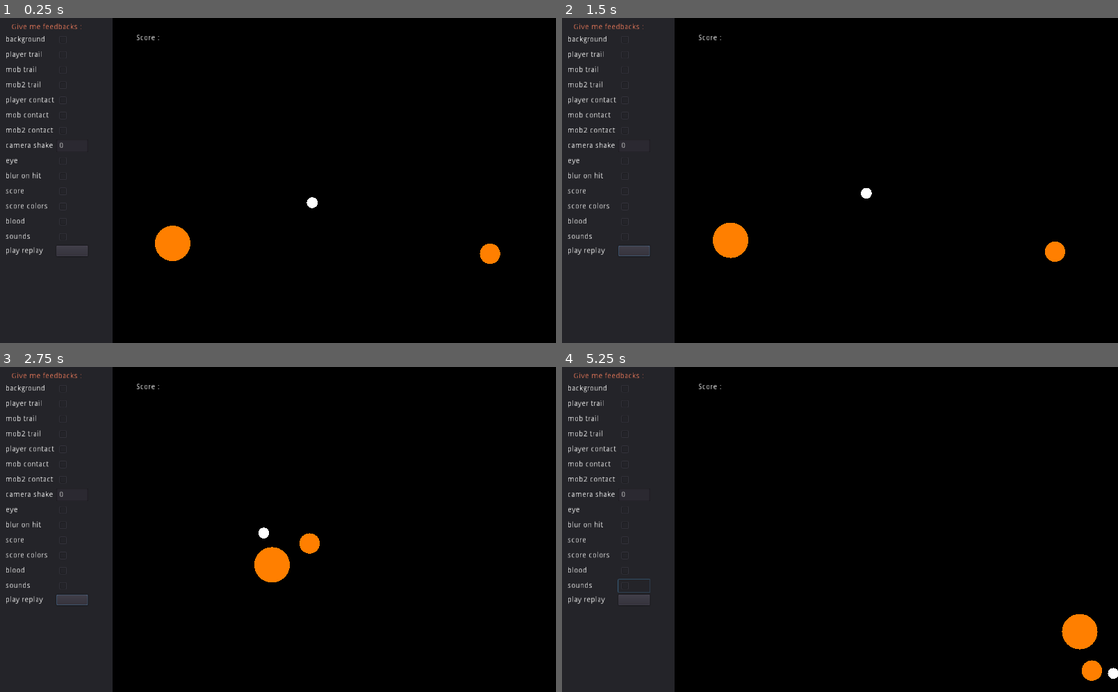
Above: before the commit, frames 1-4 (two rows, left to right).
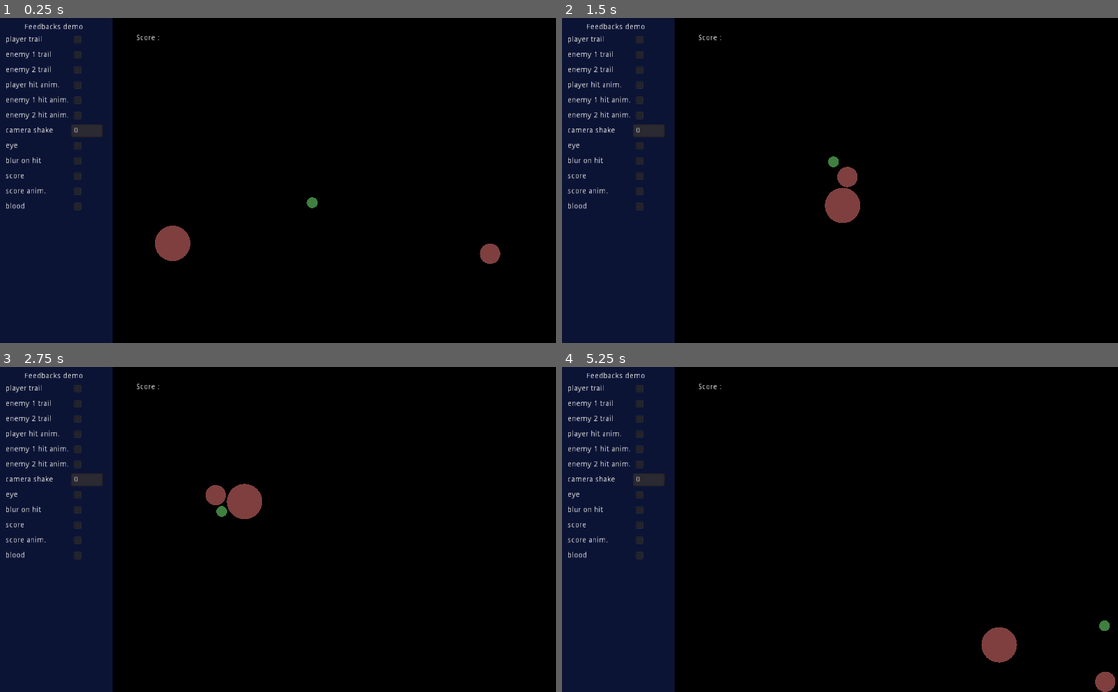
Above: after the commit, the same moments.

Repository: LeDernier/GiveMeSomeFeedbacks
Game: Godot game, scene res://game/FeedBacks.tscn
The game is run twice, just before and just after one commit, with the same random seed, the same clock (stepped at 60 frames per second) and the same inputs.
Inputs (mouse positions are in pixels of both pictures, inside the frame that each line leads up to):
- Up to frame 1 (0.25 s): no input
- Up to frame 2 (1.5 s): click (634, 252) at 0.52 s; click (634, 252) at 1.27 s
- Up to frame 3 (2.75 s): click (72, 601) at 2.02 s
- Up to frame 4 (5.25 s): move the mouse to (962, 513) at 2.77 s; hold Right (ui_right) 2.78-3.53 s; click (962, 513) at 2.92 s; move the mouse to (728, 545) at 3.52 s; hold Down (ui_down) 3.53-4.28 s; move the mouse to (895, 458) at 4.27 s; hold Right (ui_right) 4.28-5.03 s; move the mouse to (812, 594) at 5.02 s; hold Up (ui_up) from 5.03 s (still down); click (812, 594) at 5.17 s

The runs differ from the first frame. In frame 1, 2.6% of the frame differs, in the area x 1-90%, y 1-76%; in frame 2, 3.3%; in frame 3, 3.3%; in frame 4, 3.4%, in the area x 1-100%, y 1-100%.

Commit message:
big cleanup

Diff:
--- a/default_bus_layout.tres
+++ /dev/null
@@ -1,3 +0,0 @@
-[gd_resource type="AudioBusLayout" format=2]
-
-[resource]
--- a/game/FeedBacks.gd
+++ b/game/FeedBacks.gd
@@ -9,34 +9,20 @@
 export(bool) var BLUR_EFFECT = false
 export(bool) var BLOOD = false
 var init_pos = {}
-export(bool) var SOUNDS = false
 
 func _ready():
-	add_param($Camera2D/Stars, "visible", "background")
 	add_param($Player/Trail, "visible", "player trail")
-	add_param($Mob/Trail2, "visible", "mob trail")
-	add_param($Mob2/Trail3, "visible", "mob2 trail")
-	add_param($Player, "CONTACT_FEEDBACK", "player contact")
-	add_param($Mob, "CONTACT_FEEDBACK", "mob contact")
-	add_param($Mob2, "CONTACT_FEEDBACK", "mob2 contact")
+	add_param($Mob/Trail2, "visible", "enemy 1 trail")
+	add_param($Mob2/Trail3, "visible", "enemy 2 trail")
+	add_param($Player, "CONTACT_FEEDBACK", "player hit anim.")
+	add_param($Mob, "CONTACT_FEEDBACK", "enemy 1 hit anim.")
+	add_param($Mob2, "CONTACT_FEEDBACK", "enemy 2 hit anim.")
 	add_param(self, "CAM_SHAKE", "camera shake")
 	add_param($Player, "EYE", "eye")
 	add_param(self, "BLUR_EFFECT", "blur on hit")
 	add_param(self, "SCORE", "score")
-	add_param(self, "SCORE_COLORS", "score colors")
+	add_param(self, "SCORE_COLORS", "score anim.")
 	add_param(self, "BLOOD", "blood")
-	add_param(self, "SOUNDS", "sounds")
-	# Dealing save
-	var new_label = Label.new()
-	new_label.text = "play replay"
-	$Params/VBoxContainer/Grid.add_child(new_label)
-	var new_button = Button.new()
-	new_button.connect("pressed", self, "_replay_request")
-	$Params/VBoxContainer/Grid.add_child(new_button)
-	# Saving position
-	for c in get_children():
-		if c is Node2D:
-			init_pos[c] = c.position
 
 func _process(delta):
 	cam_speed += (-200.0 * ($Camera2D.position - Vector2(512, 300)) - 5.0 * cam_speed) * delta
@@ -67,10 +53,6 @@
 		new_blood.color = Color(rand_range(0.3, 0.6), rand_range(0.0, 0.1), rand_range(0.0, 0.2))
 		add_child(new_blood)
 		new_blood.global_position = pos
-	if SOUNDS:
-		#print(-1 + 0.001 * velocity)
-		$ProceduralAudioTest.volume_db = -20 + 0.03 * velocity
-		$ProceduralAudioTest.play_rand(0.03, 0.04, 0.1)
 
 func _on_Mob_hurt(velocity, pos):
 	if SCORE:
@@ -89,20 +71,3 @@
 		new_blood.color = Color(rand_range(0.0, 0.1), rand_range(0.3, 0.6), rand_range(0.0, 0.2))
 		add_child(new_blood)
 		new_blood.global_position = pos
-	if SOUNDS:
-		$ProceduralAudioTest2.volume_db = -10 + 0.015 * velocity
-		$ProceduralAudioTest2.play_rand(0.005, 0.0052, 0.2)
-
-func _replay_request():
-	# Reset position and physics
-	for c in get_children():
-		if c is Node2D:
-			if c in init_pos:
-				c.position = init_pos[c]
-				if c is RigidBody:
-					c.linear_velocity = 0.0
-					c.angular_velocity = 0.0
-			else:
-				c.queue_free()
-	# Play saved events
-	$InputSaver.play_saved()
--- a/game/FeedBacks.tscn
+++ b/game/FeedBacks.tscn
@@ -1,11 +1,9 @@
-[gd_scene load_steps=22 format=2]
+[gd_scene load_steps=19 format=2]
 
 [ext_resource path="res://game/Player.tscn" type="PackedScene" id=1]
 [ext_resource path="res://game/FeedBacks.gd" type="Script" id=2]
 [ext_resource path="res://game/Mob.tscn" type="PackedScene" id=3]
 [ext_resource path="res://game/ParamManager.tscn" type="PackedScene" id=4]
-[ext_resource path="res://game/InputSaver.tscn" type="PackedScene" id=5]
-[ext_resource path="res://game/ProceduralAudioTest.tscn" type="PackedScene" id=6]
 
 [sub_resource type="RectangleShape2D" id=1]
 extents = Vector2( 574.308, 10 )
@@ -22,7 +20,7 @@
 
 [sub_resource type="ParticlesMaterial" id=5]
 emission_shape = 1
-emission_sphere_radius = 10.0
+emission_sphere_radius = 5.0
 flag_disable_z = true
 gravity = Vector3( 0, 0, 0 )
 angular_velocity = 8.12753e-44
@@ -32,6 +30,7 @@
 angle_random = 1.0
 scale = 10.0
 scale_curve = SubResource( 4 )
+color = Color( 0.2, 0.4, 0.2, 1 )
 
 [sub_resource type="Gradient" id=6]
 colors = PoolColorArray( 1, 1, 1, 1, 1, 1, 1, 1 )
@@ -52,7 +51,7 @@
 angle_random = 1.0
 scale = 10.0
 scale_curve = SubResource( 4 )
-color = Color( 1, 0.478431, 0, 1 )
+color = Color( 0.4, 0.2, 0.2, 1 )
 
 [sub_resource type="CircleShape2D" id=9]
 radius = 18.8148
@@ -69,18 +68,7 @@
 angle_random = 1.0
 scale = 20.0
 scale_curve = SubResource( 4 )
-color = Color( 1, 0.478431, 0, 1 )
-
-[sub_resource type="ParticlesMaterial" id=11]
-emission_shape = 2
-emission_box_extents = Vector3( 512, 300, 1 )
-flag_disable_z = true
-gravity = Vector3( 0, 0, 0 )
-angular_velocity = 8.12753e-44
-orbit_velocity = 0.0
-orbit_velocity_random = 0.0
-scale = 3.0
-scale_curve = SubResource( 4 )
+color = Color( 0.4, 0.2, 0.2, 1 )
 
 [sub_resource type="Shader" id=12]
 code = "shader_type canvas_item;
@@ -103,22 +91,22 @@
 [sub_resource type="NoiseTexture" id=15]
 noise = SubResource( 14 )
 
-[node name="FeedBacks" index="0" instance=ExtResource( 4 )]
+[node name="FeedBacks" instance=ExtResource( 4 )]
 script = ExtResource( 2 )
 
 [node name="Params" parent="." index="0"]
 margin_right = -817.0
 
 [node name="Title" type="Label" parent="Params/VBoxContainer" index="0"]
-margin_right = 130.0
+margin_right = 108.0
 margin_bottom = 14.0
-custom_colors/font_color = Color( 0.94902, 0.498039, 0.376471, 1 )
-text = "Give me feedbacks :"
+custom_colors/font_color = Color( 1, 1, 1, 1 )
+text = "Feedbacks demo"
 align = 1
 
 [node name="Grid" parent="Params/VBoxContainer" index="1"]
 margin_top = 18.0
-margin_right = 130.0
+margin_right = 108.0
 margin_bottom = 18.0
 
 [node name="Walls" type="StaticBody2D" parent="." index="1"]
@@ -147,6 +135,7 @@
 
 [node name="Trail" type="Particles2D" parent="Player" index="1"]
 visible = false
+show_behind_parent = true
 amount = 20
 lifetime = 0.3
 local_coords = false
@@ -162,6 +151,7 @@
 
 [node name="Trail2" type="Particles2D" parent="Mob" index="0"]
 visible = false
+show_behind_parent = true
 amount = 20
 lifetime = 0.3
 local_coords = false
@@ -180,6 +170,7 @@
 
 [node name="Trail3" type="Particles2D" parent="Mob2" index="1"]
 visible = false
+show_behind_parent = true
 amount = 40
 lifetime = 0.3
 local_coords = false
@@ -189,19 +180,6 @@
 [node name="Camera2D" type="Camera2D" parent="." index="5"]
 position = Vector2( 512, 300 )
 current = true
-drag_margin_h_enabled = false
-drag_margin_v_enabled = false
-
-[node name="Stars" type="Particles2D" parent="Camera2D" index="0"]
-visible = false
-show_behind_parent = true
-position = Vector2( 63, 41 )
-z_index = -1
-amount = 100
-lifetime = 3.0
-local_coords = false
-process_material = SubResource( 11 )
-texture = SubResource( 7 )
 
 [node name="Shader" type="TextureRect" parent="." index="6"]
 modulate = Color( 1, 1, 1, 0 )
@@ -219,6 +197,9 @@
 margin_top = 27.9335
 margin_right = 397.666
 margin_bottom = 47.9335
+__meta__ = {
+"_edit_use_anchors_": false
+}
 
 [node name="Label" type="Label" parent="Score" index="0"]
 margin_top = 2.0
@@ -238,12 +219,6 @@
 color = Color( 0.831373, 0.286275, 0.160784, 1 )
 
 [node name="Tween" type="Tween" parent="Score" index="3"]
-
-[node name="InputSaver" parent="." index="9" instance=ExtResource( 5 )]
-
-[node name="ProceduralAudioTest" parent="." index="10" instance=ExtResource( 6 )]
-
-[node name="ProceduralAudioTest2" parent="." index="11" instance=ExtResource( 6 )]
 [connection signal="body_entered" from="Player" to="Player" method="_on_Player_body_entered"]
 [connection signal="collision" from="Player" to="." method="_on_Collision"]
 [connection signal="hurt" from="Player" to="." method="_on_Player_hurt"]
--- a/game/InputSaver.gd
+++ /dev/null
@@ -1,28 +0,0 @@
-extends Node
-
-var process_id = 0
-var events_saved = []
-var time = []
-var start_time : float = 0.0
-
-func reset():
-	start_time = OS.get_ticks_msec()
-	events_saved = []
-	set_physics_process(false)
-
-func play_saved():
-	process_id = 0
-	start_time = OS.get_ticks_msec()
-	set_physics_process(true)
-
-func _ready():
-	reset()
-
-func _physics_process(delta):
-	if(OS.get_ticks_msec() - start_time >= time[process_id]):
-		get_tree().input_event(events_saved[process_id])
-		process_id += 1
-
-func _input(event):
-	time.append(OS.get_ticks_msec() - start_time)
-	events_saved.append(event)
--- a/game/InputSaver.tscn
+++ /dev/null
@@ -1,6 +0,0 @@
-[gd_scene load_steps=2 format=2]
-
-[ext_resource path="res://game/InputSaver.gd" type="Script" id=1]
-
-[node name="InputSaver" type="Node"]
-script = ExtResource( 1 )
--- a/game/Mob.gd
+++ b/game/Mob.gd
@@ -16,7 +16,7 @@
 
 # Draw
 func _draw():
-	draw_circle(Vector2(0.0, 0.0), $CollisionShape2D.shape.radius, Color(1.0, 0.5, 0.0))
+	draw_circle(Vector2(0.0, 0.0), $CollisionShape2D.shape.radius, Color(0.5, 0.25, 0.25))
 
 func _on_Mob_body_entered(body):
 	# Managing signals
--- a/game/ParamManager.tscn
+++ b/game/ParamManager.tscn
@@ -7,10 +7,11 @@
 anchor_bottom = 1.0
 script = ExtResource( 1 )
 
-[node name="Params" type="Panel" parent="."]
+[node name="Params" type="ColorRect" parent="."]
 anchor_right = 1.0
 anchor_bottom = 1.0
 margin_right = -873.0
+color = Color( 0.0509804, 0.0823529, 0.215686, 1 )
 
 [node name="VBoxContainer" type="VBoxContainer" parent="Params"]
 margin_left = 10.0
--- a/game/Player.gd
+++ b/game/Player.gd
@@ -31,7 +31,7 @@
 
 # Draw
 func _draw():
-	draw_circle(Vector2(0.0, 0.0), $CollisionShape2D.shape.radius, Color(1.0, 1.0, 1.0))
+	draw_circle(Vector2(0.0, 0.0), $CollisionShape2D.shape.radius, Color(0.25, 0.5, 0.25))
 	if EYE:
 		var vect = Vector2(0.0, 0.0)
 		var d = 10000000
@@ -41,8 +41,8 @@
 			if d_test < d:
 				vect = vect_test
 				d = d_test
-		draw_circle(vect.normalized() * $CollisionShape2D.shape.radius * 0.5, $CollisionShape2D.shape.radius * 0.7, Color(0.0, 0.5, 1.0))
-		draw_circle(vect.normalized() * ($CollisionShape2D.shape.radius* 0.7), $CollisionShape2D.shape.radius * 0.3, Color(0.0, 0.0, 0.0))
+		draw_circle(vect.normalized() * $CollisionShape2D.shape.radius * 0.5, $CollisionShape2D.shape.radius * 0.5, Color(0.7, 0.7, 0.35))
+		draw_circle(vect.normalized() * ($CollisionShape2D.shape.radius* 0.7), $CollisionShape2D.shape.radius * 0.2, Color(1.0, 1.0, 1.0))
 
 func _on_Player_body_entered(body):
 	# Managing signals
--- a/project.godot
+++ b/project.godot
@@ -15,9 +15,13 @@
 
 [application]
 
-config/name="Give me some Feedbacks !"
+config/name="Feedbacks demo"
 run/main_scene="res://game/FeedBacks.tscn"
 config/icon="res://icon.png"
+
+[audio]
+
+default_bus_layout=""
 
 [display]
 
